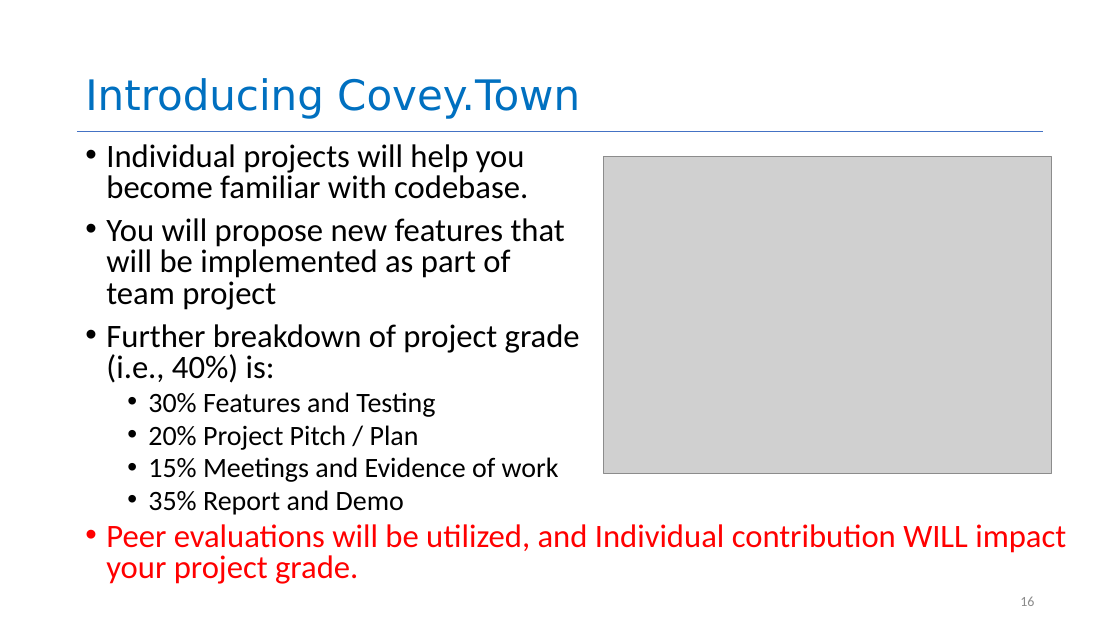
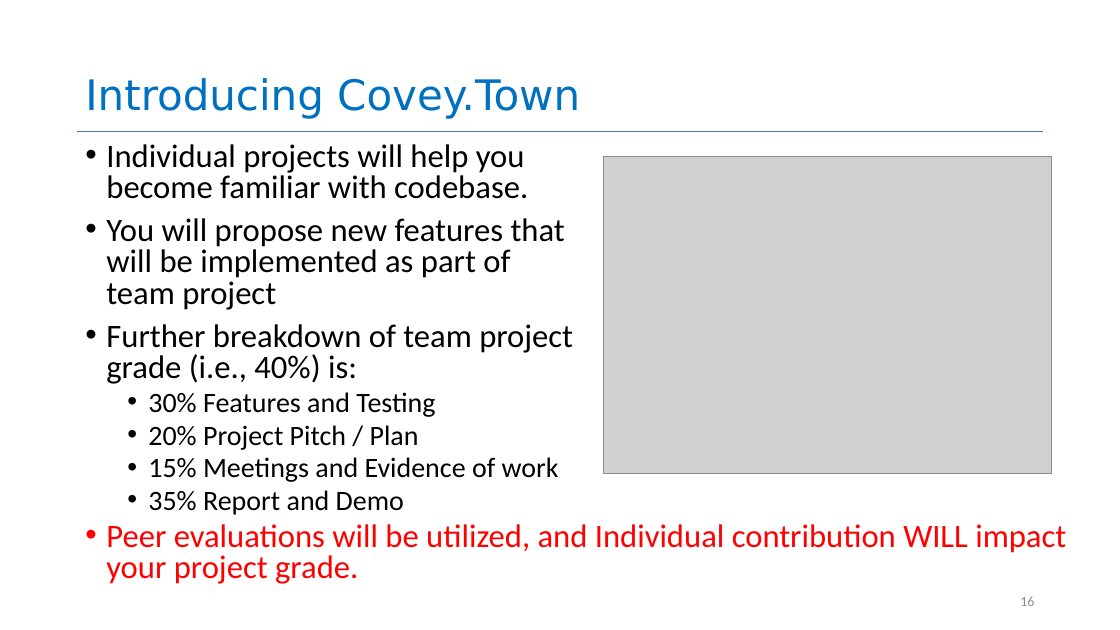
Before and after one commit to neu-se/CS4530-Fall-2022, a slide deck: slide 16 of Slides/Lesson 1.1 Course Introduction.pptx. Drawn at 1120x630 pixels with LibreOffice and Linux fonts; fonts in the diff are those of the drawing; grey boxes stand for pictures. Boxes give left, top, right and bottom in pixels: in the first picture for what was removed or moved away, otherwise in the second. Text is boxed around its words. In the diff, an @@ line names an element or a change of style, - is before the commit and + after.

```diff
--- a/Slides/Lesson 1.1 Course Introduction.pptx
+++ b/Slides/Lesson 1.1 Course Introduction.pptx
@@ text at box(106, 324, 573, 384): text changed @@
-• Further breakdown of project grade (i.e., 40%) is:
+• Further breakdown of team project grade (i.e., 40%) is:
```
Also in this commit, not shown: 5 other slides changed, 1 other file.
